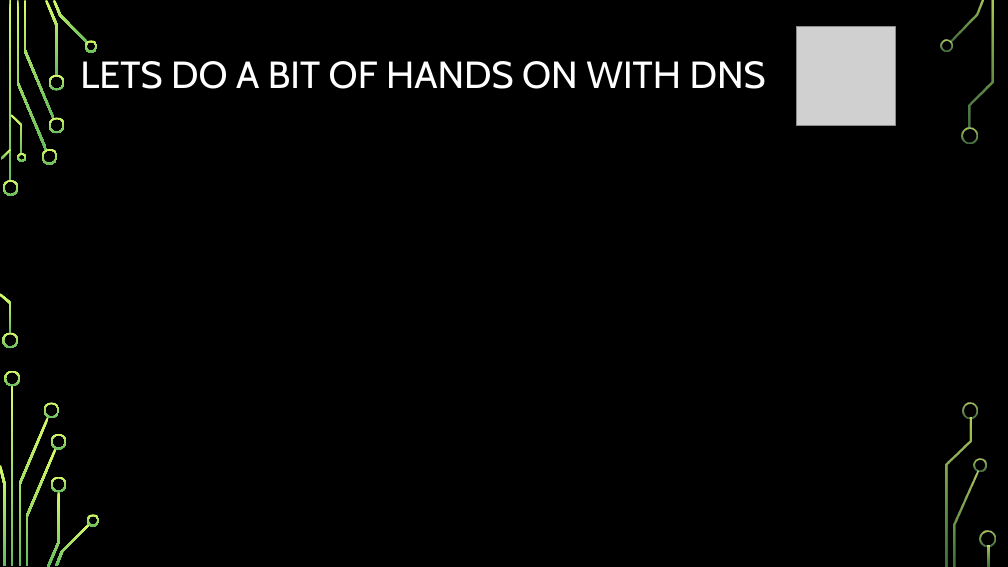
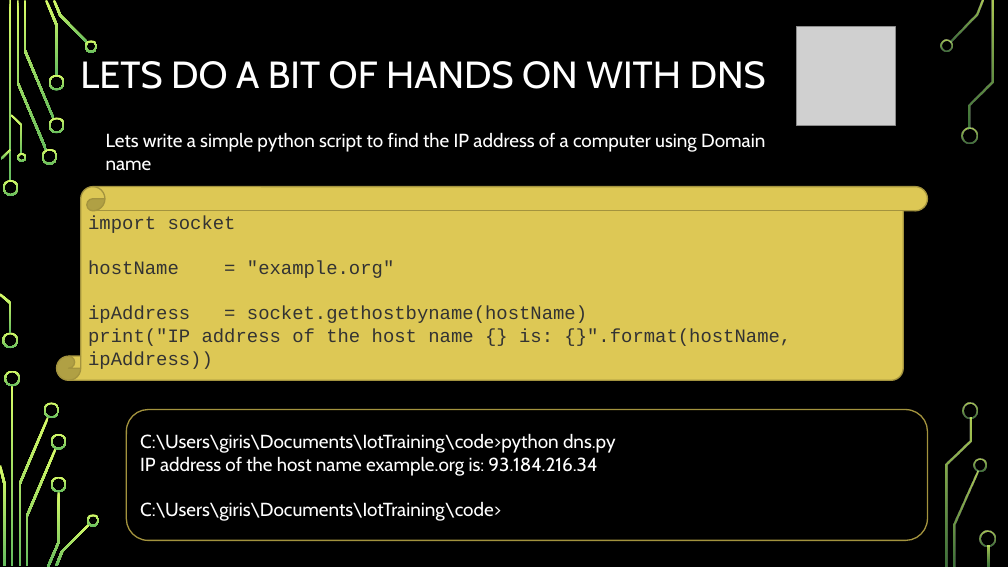
Before and after one commit to girishsukukumar/IoTWorkshop, a slide deck: slide 44 of Module-1.pptx (slide 38 before the commit). Drawn at 1008x567 pixels with LibreOffice and Linux fonts; fonts in the diff are those of the drawing; grey boxes stand for pictures; background and template pictures are left out. Boxes give left, top, right and bottom in pixels: in the first picture for what was removed or moved away, otherwise in the second. Text is boxed around its words. In the diff, an @@ line names an element or a change of style, - is before the commit and + after.

```diff
--- a/Module-1.pptx
+++ b/Module-1.pptx
@@ text added at (x1=106, y1=132, x2=765, y2=170), 18 pt, text #FFFFFF @@
+Lets write a simple python script to find the IP address of a computer using Domain name
@@ vertical scroll added at (x1=57, y1=187, x2=928, y2=380), fill #DDC855, outline #A3943F 1.25 pt, 18 pt, text #333333 @@
+import socket
+hostName = "example.org"
+ipAddress = socket.gethostbyname(hostName)
+print("IP address of the host name {} is: {}".format(hostName, ipAddress))
@@ rounded rectangle added at (x1=126, y1=410, x2=928, y2=541), fill #000000, outline #A3943F 1.25 pt, 18 pt, text #FFFFFF @@
+C:\Users\giris\Documents\IotTraining\code>python dns.py
+IP address of the host name example.org is: 93.184.216.34
+C:\Users\giris\Documents\IotTraining\code>
```
Also in this commit, not shown: 5 other slides changed, 6 slides added.
